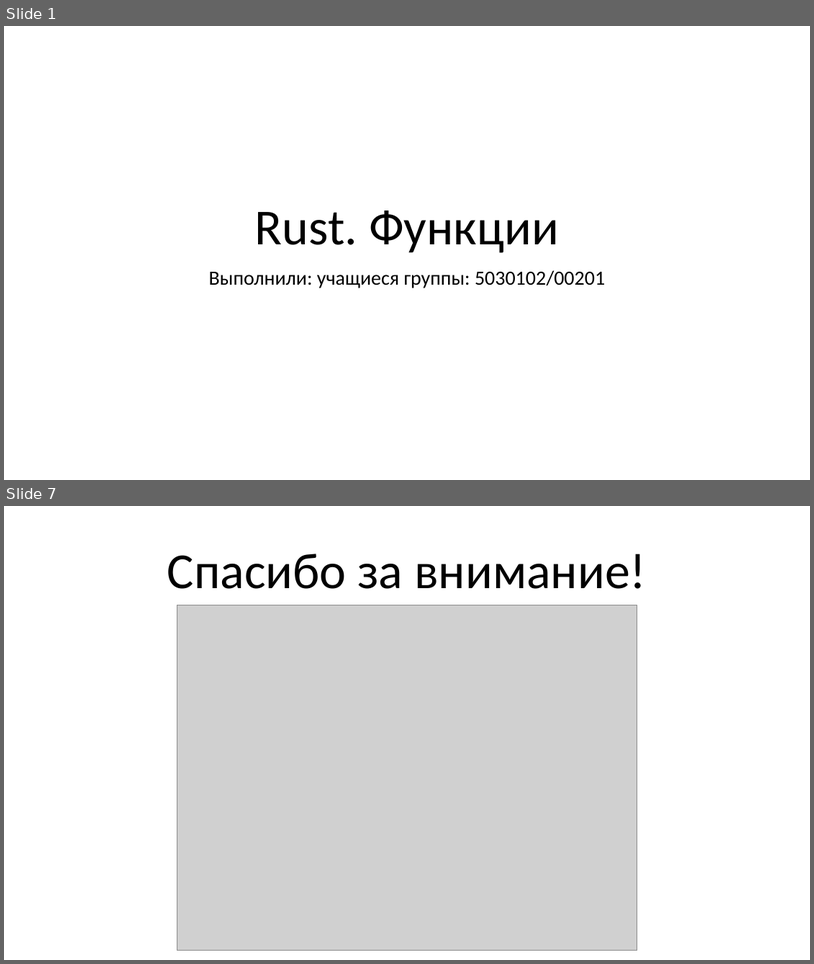
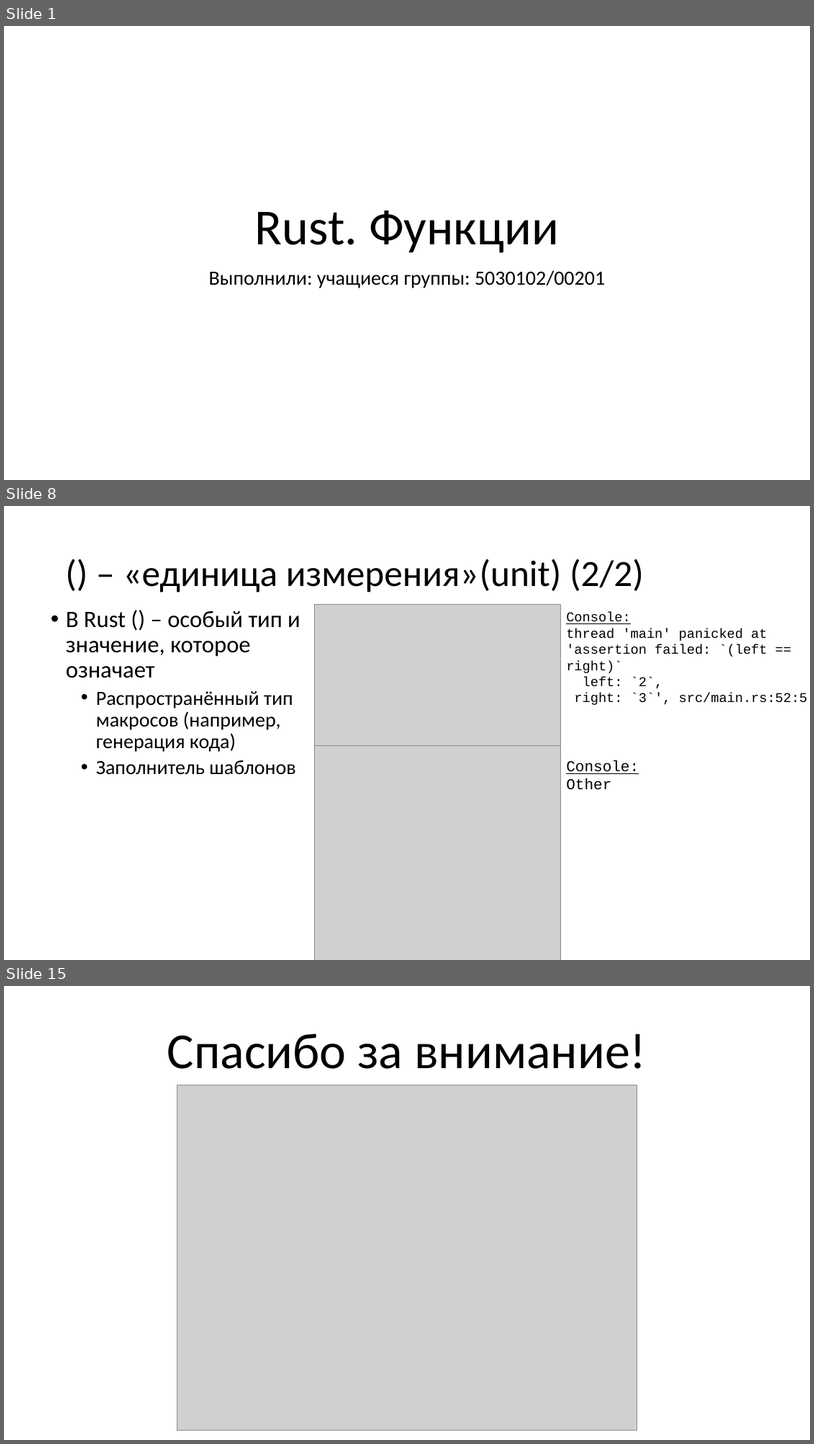
Before and after one commit to Katalien/New-programming-languages, a slide deck: reports/functions/functions.pptx. Shown one above the other, each under a label of ours: slides 1 and 7 before the commit, slides 1, 8 and 15 after it; the slides between them are not shown. The pictures are 814x964 and 814x1444 pixels, drawn with LibreOffice and Linux fonts; fonts in the diff are those of the drawing; grey boxes stand for pictures. Boxes give left, top, right and bottom in pixels: in the first picture for what was removed or moved away, otherwise in the second. Text is boxed around its words. In the diff, an @@ line names an element or a change of style, - is before the commit and + after.

```diff
--- a/reports/functions/functions.pptx
+++ b/reports/functions/functions.pptx
@@ slide 8 added at [4, 506, 810, 960], background #FFFFFF @@
@@ title added at [123, 559, 644, 592], 44 pt, text #000000 @@
+() – «единица измерения»(unit) (2/2)
@@ text added at [66, 610, 301, 775], 24 pt, text #000000 @@
+• В Rust () – особый тип и значение, которое означает
+  • Распространённый тип макросов (например, генерация кода)
+  • Заполнитель шаблонов
@@ picture added at [314, 605, 561, 752] @@
@@ text added at [566, 612, 808, 705], 16 pt, text #000000 @@
+Console:
+thread 'main' panicked at 'assertion failed: `(left == right)`
+left: `2`,
+right: `3`', src/main.rs:52:5
@@ picture added at [314, 745, 561, 960] @@
@@ text added at [566, 760, 639, 790], 18 pt, text #000000, underline @@
+Console:
+Other
@@ what was slide 7 is now slide 15 @@
```
Also in this commit, not shown: 2 slides changed, 10 other slides added, 3 slides removed, 2 other files.
